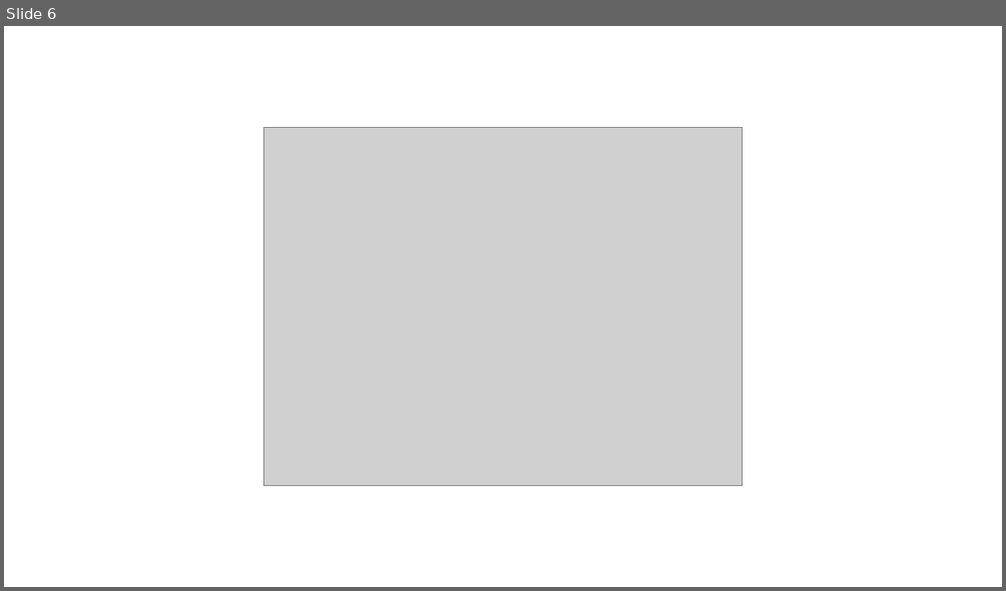
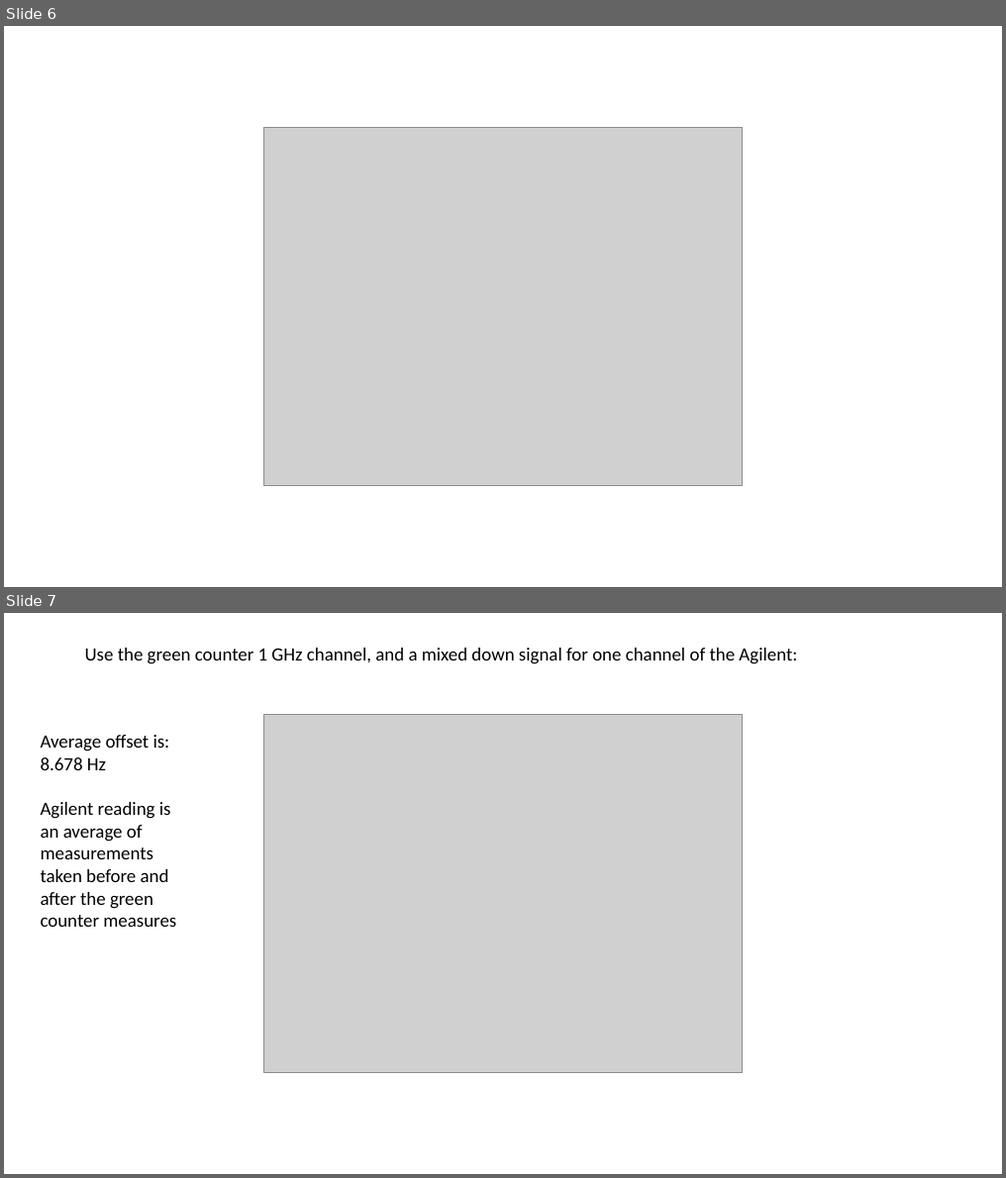
Before and after one commit to peter-chang62/counter_widget_Rieker, a slide deck: counter/fa-5 counter issue.pptx. Shown one above the other, each under a label of ours: slide 6 before the commit, slides 6 and 7 after it. The pictures are 1006x591 and 1006x1178 pixels, drawn with LibreOffice and Linux fonts; fonts in the diff are those of the drawing; grey boxes stand for pictures. Boxes give left, top, right and bottom in pixels: in the first picture for what was removed or moved away, otherwise in the second. Text is boxed around its words. In the diff, an @@ line names an element or a change of style, - is before the commit and + after.

```diff
--- a/counter/fa-5 counter issue.pptx
+++ b/counter/fa-5 counter issue.pptx
@@ slide 7 added at (4, 613, 1002, 1174), background #FFFFFF @@
@@ text added at (85, 648, 797, 664), 18 pt, text #000000 @@
+Use the green counter 1 GHz channel, and a mixed down signal for one channel of the Agilent:
@@ picture added at (263, 714, 743, 1073) @@
@@ text added at (41, 735, 176, 927), 18 pt, text #000000 @@
+Average offset is:
+8.678 Hz
+Agilent reading is an average of measurements taken before and after the green counter measures
```
Also in this commit, not shown: 2 other files.
